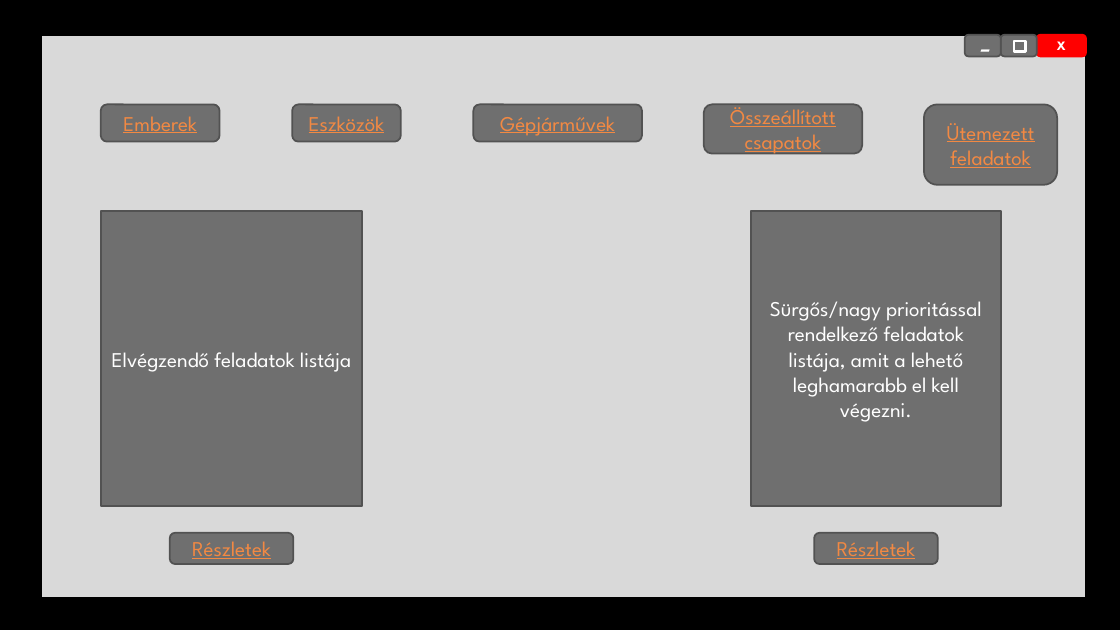
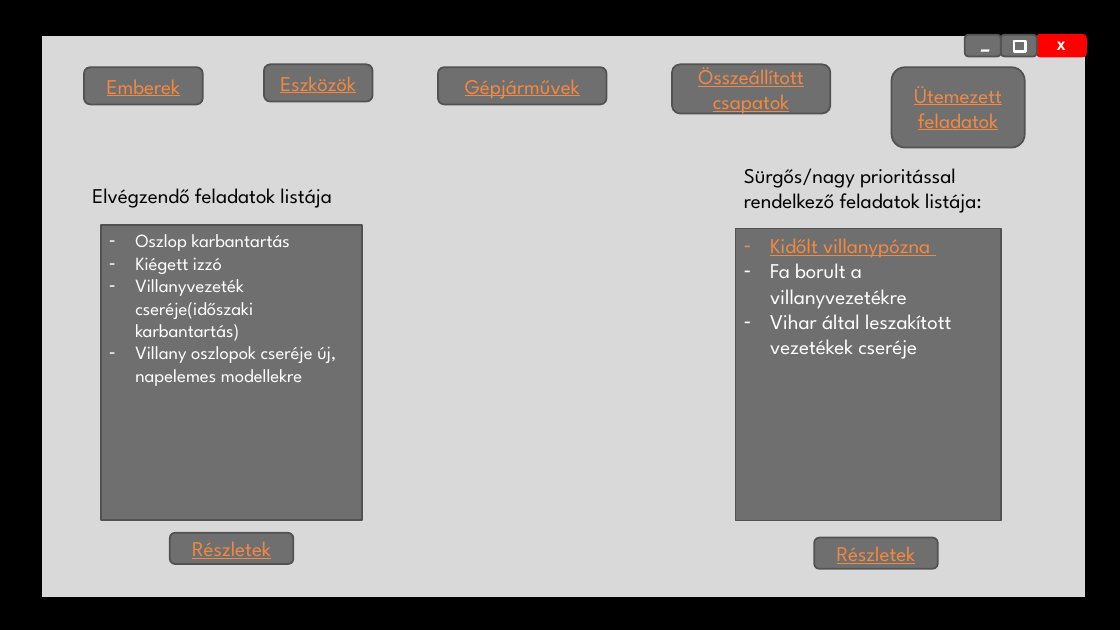
Before and after one commit to B34B77/Szakdolgozat, a slide deck: slide 2 of Dokumentumok/Képernyő tervek.pptx. Drawn at 1120x630 pixels with LibreOffice and Linux fonts; fonts in the diff are those of the drawing; background and template pictures are left out. Boxes give left, top, right and bottom in pixels: in the first picture for what was removed or moved away, otherwise in the second. Text is boxed around its words. In the diff, an @@ line names an element or a change of style, - is before the commit and + after.

```diff
--- a/Dokumentumok/Képernyő tervek.pptx
+++ b/Dokumentumok/Képernyő tervek.pptx
@@ rounded rectangle "Emberek": place and size @@
-rounded rectangle "Emberek" at bbox=[101, 104, 219, 141]
+rounded rectangle "Emberek" at bbox=[84, 67, 202, 104]
@@ rounded rectangle "Eszközök": place and size @@
-rounded rectangle "Eszközök" at bbox=[292, 104, 401, 141]
+rounded rectangle "Eszközök" at bbox=[264, 65, 372, 102]
@@ rounded rectangle "Gépjárművek": place and size @@
-rounded rectangle "Gépjárművek" at bbox=[474, 104, 643, 141]
+rounded rectangle "Gépjárművek" at bbox=[438, 67, 607, 104]
@@ rounded rectangle "Összeállított csapatok": place and size @@
-rounded rectangle "Összeállított csapatok" at bbox=[704, 104, 863, 154]
+rounded rectangle "Összeállított csapatok" at bbox=[672, 65, 831, 114]
@@ rounded rectangle "Ütemezett feladatok": place and size @@
-rounded rectangle "Ütemezett feladatok" at bbox=[924, 104, 1058, 185]
+rounded rectangle "Ütemezett feladatok" at bbox=[891, 67, 1025, 148]
@@ text added at bbox=[744, 168, 982, 213], 18 pt, text #000000 @@
+Sürgős/nagy prioritással rendelkező feladatok listája:
@@ text added at bbox=[92, 188, 331, 208], 18 pt, text #000000 @@
+Elvégzendő feladatok listája
@@ rectangle "Oszlop karbantartás": place and size @@
-rectangle "Oszlop karbantartás" at bbox=[101, 211, 362, 506]
+rectangle "Oszlop karbantartás" at bbox=[101, 225, 362, 520]
@@ rectangle "Oszlop karbantartás" at bbox=[101, 225, 362, 520]: vertical alignment middle to top @@
@@ text in rectangle at bbox=[135, 234, 336, 386]: text changed; size 18 to 16 pt @@
-Elvégzendő feladatok listája
+– Oszlop karbantartás
+– Kiégett izzó
+– Villanyvezeték cseréje(időszaki karbantartás)
+– Villany oszlopok cseréje új, napelemes modellekre
@@ rectangle "Kidőlt villanypózna" at bbox=[736, 229, 1002, 521]: vertical alignment middle to top @@
@@ rectangle "Kidőlt villanypózna": place and size @@
-rectangle "Kidőlt villanypózna" at bbox=[751, 211, 1001, 506]
+rectangle "Kidőlt villanypózna" at bbox=[736, 229, 1002, 521]
@@ text in rectangle at bbox=[770, 238, 951, 359]: text changed @@
-Sürgős/nagy prioritással rendelkező feladatok listája, amit a lehető leghamarabb el kell végezni.
+– Kidőlt villanypózna
+– Fa borult a villanyvezetékre
+– Vihar által leszakított vezetékek cseréje
@@ rounded rectangle "Részletek": place and size @@
-rounded rectangle "Részletek" at bbox=[814, 533, 938, 564]
+rounded rectangle "Részletek" at bbox=[814, 538, 938, 569]
```
Also in this commit, not shown: 8 other slides changed, 19 slides added, 2 slides removed.
